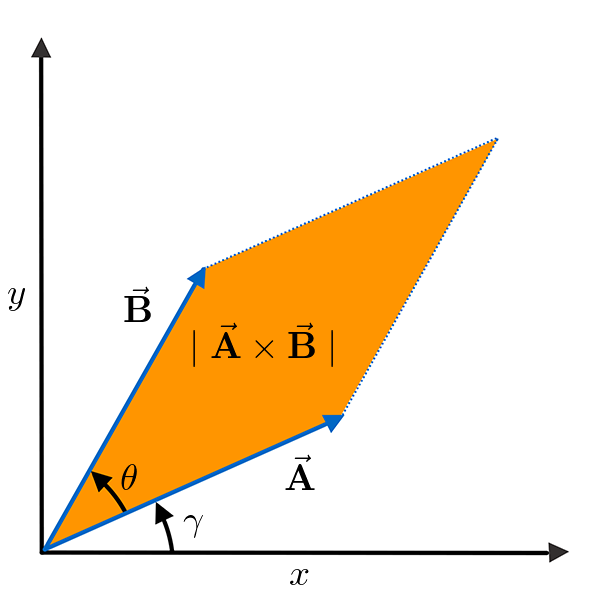
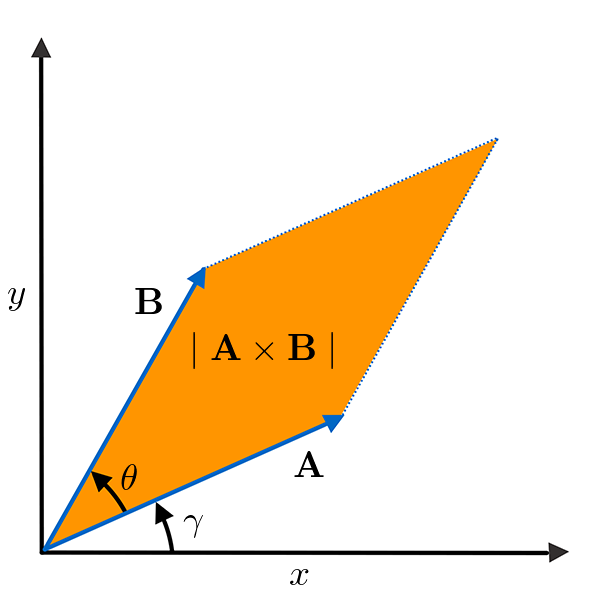
Layers edited between the first and the second 600×600 image:
painted on "Layer 7" over [124, 288, 333, 490]
removed layer "Layer 6" over [124, 286, 333, 490]
